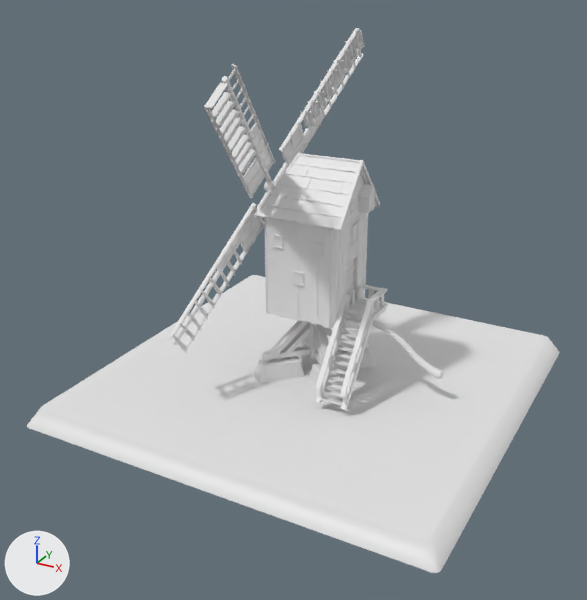
Renders of the FBX model Content/Buildings/Meshes/CA_Windmill_Final.fbx from each side of a commit.
Camera for both pictures: a camera (50 mm lens) standing at (17.9, -35.1, 21.4) and looking at (-0.3, -1.9, 4.8). The lights are fixed; the arrows at lower left show +X, +Y and +Z. Where no turn or scale is listed for an object, it has been applied to the vertices.

Objects in the first picture: 'Ca_Windmill', 'Ca_Windmill_Arms', 'Ca_Windmill_Base', 'Ca_Windmill_Ground'.
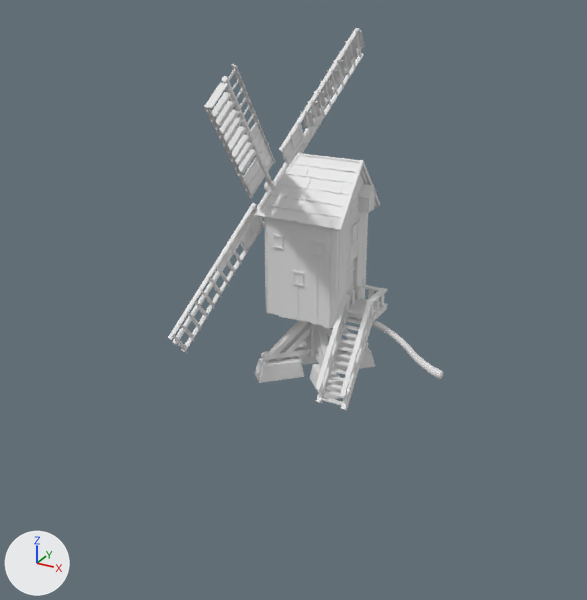
The edits, one by one:
Object 'Ca_Windmill_Ground' (ob_ca_windmill_ground) is deleted.

Location of each change, (x1, y1, x2, y2) in pixels of the pictures (587 x 600 px):
'Ca_Windmill_Ground', deleted
    before: (27, 275, 560, 573)
